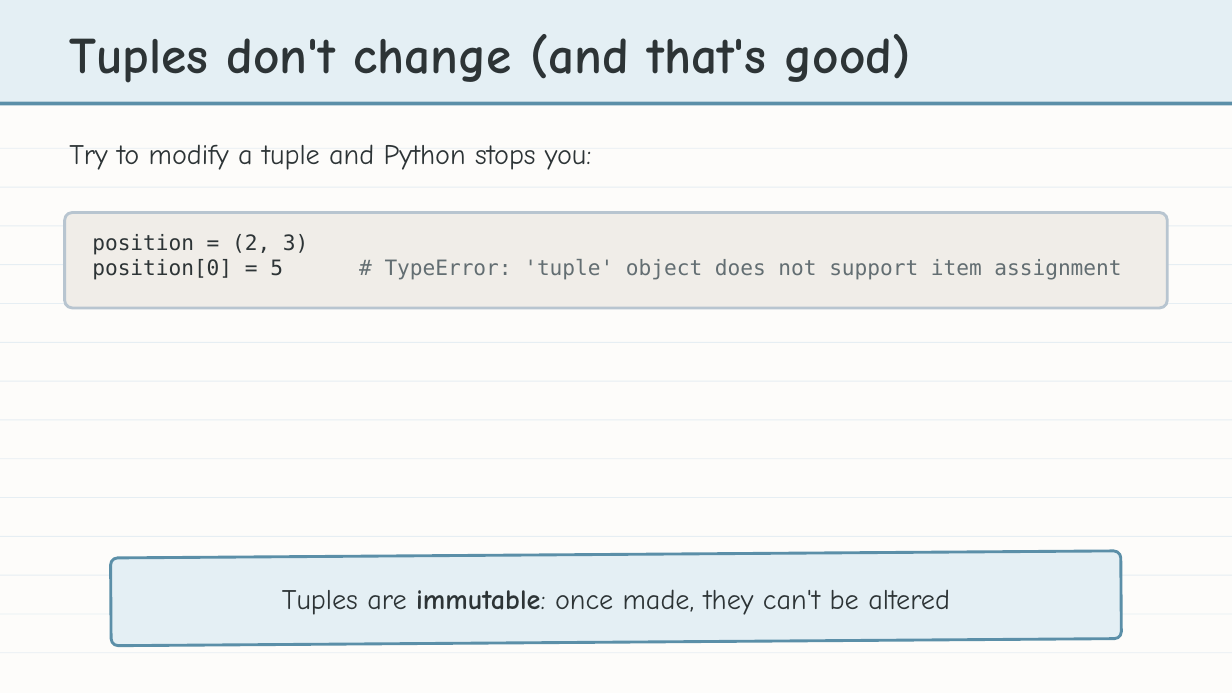
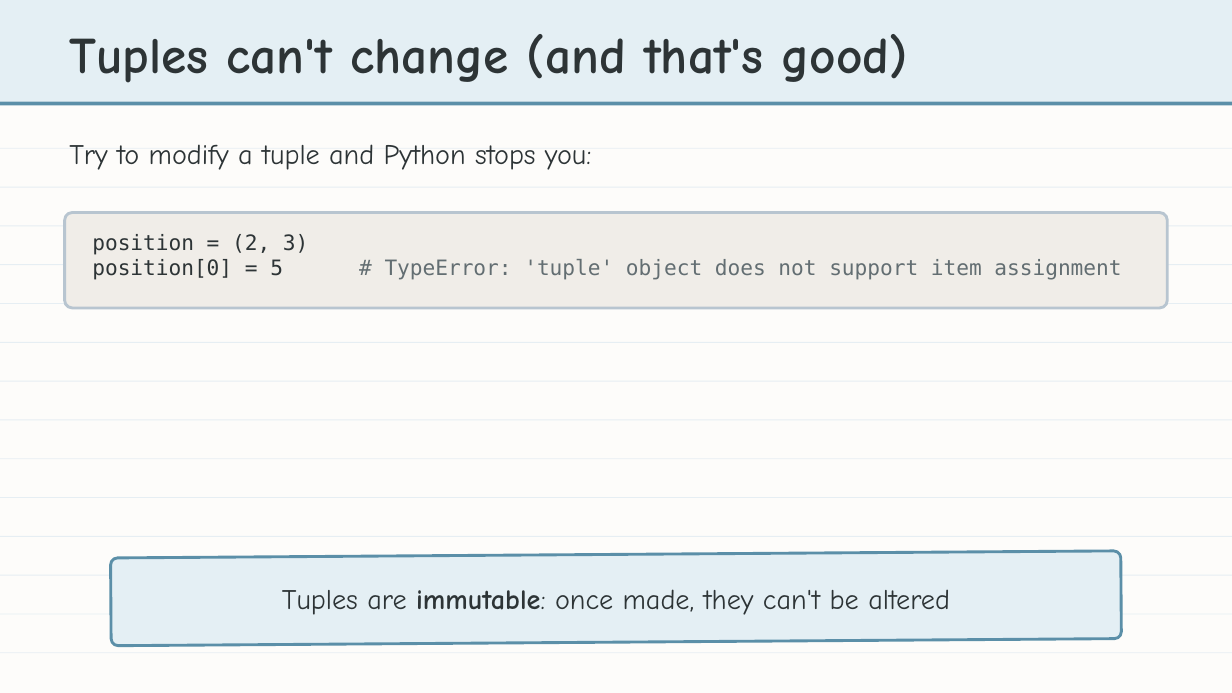
Before and after one commit to bradamiller/LearningPython, a slide deck: slide 11 of static/slides/module-04-manhattan/module-4-lesson-02-tuples.pptx. Drawn at 1232x693 pixels with LibreOffice and Linux fonts; fonts in the diff are those of the drawing. Boxes give left, top, right and bottom in pixels: in the first picture for what was removed or moved away, otherwise in the second. Text is boxed around its words. In the diff, an @@ line names an element or a change of style, - is before the commit and + after.

```diff
--- a/static/slides/module-04-manhattan/module-4-lesson-02-tuples.pptx
+++ b/static/slides/module-04-manhattan/module-4-lesson-02-tuples.pptx
@@ text at <box>69,34,907,83</box>: text changed @@
-Tuples don't change (and that's good)
+Tuples can't change (and that's good)
```
Also in this commit, not shown: 3 other slides changed, 8 other files.
